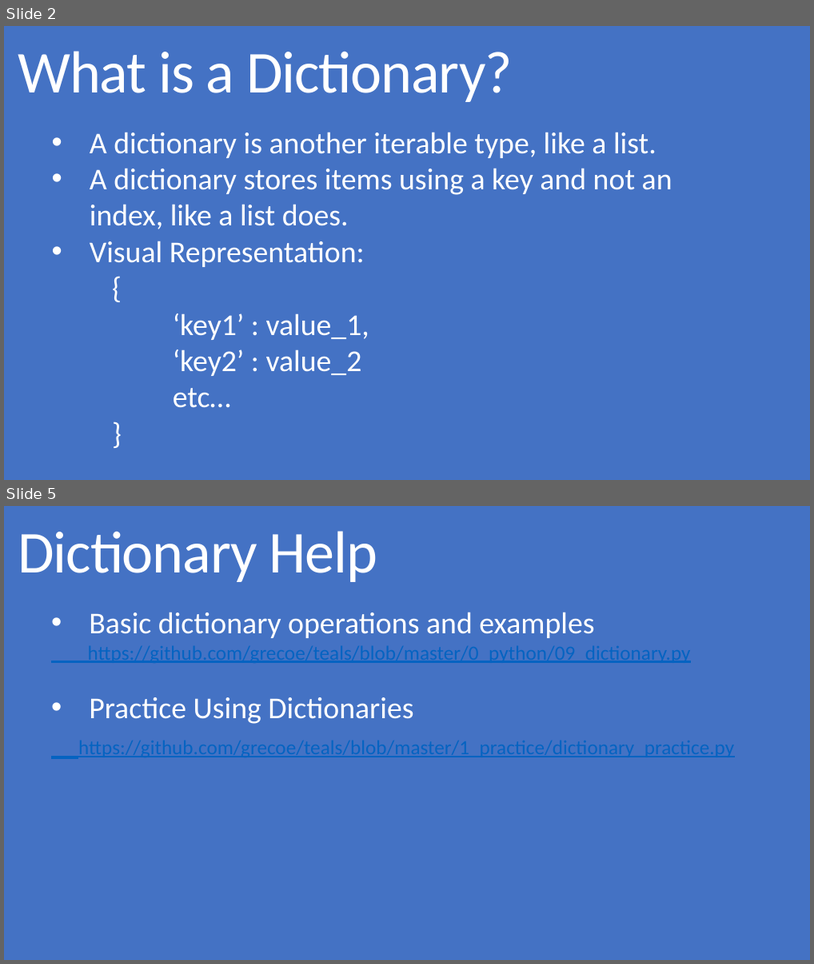
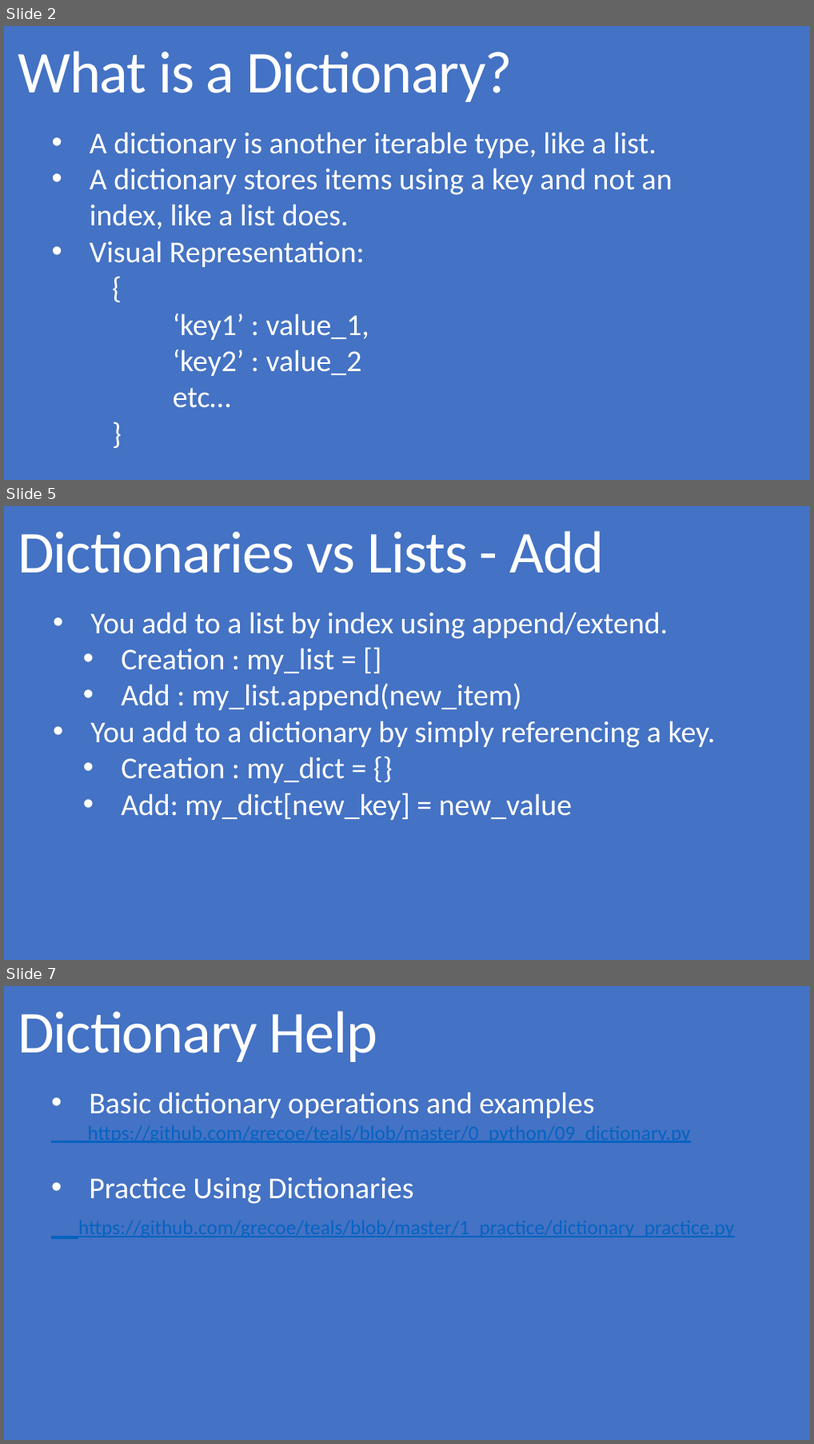
Before and after one commit to grecoe/teals, a slide deck: 5_presentations/Dictionaries.pptx. Shown one above the other, each under a label of ours: slides 2 and 5 before the commit, slides 2, 5 and 7 after it; the slides between them are not shown. The pictures are 814x964 and 814x1444 pixels, drawn with LibreOffice and Linux fonts; fonts in the diff are those of the drawing. Boxes give left, top, right and bottom in pixels: in the first picture for what was removed or moved away, otherwise in the second. Text is boxed around its words. In the diff, an @@ line names an element or a change of style, - is before the commit and + after.

Commit message:
Update Dictionary presentation

```diff
--- a/5_presentations/Dictionaries.pptx
+++ b/5_presentations/Dictionaries.pptx
@@ slide 5 added at <box>4,506,810,960</box>, background #4472C4 @@
@@ title added at <box>18,531,605,573</box>, 70.6 pt, text #FFFFFF @@
+Dictionaries vs Lists - Add
@@ text added at <box>90,612,716,820</box>, 36 pt, text #FFFFFF @@
+• You add to a list by index using append/extend.
+  • Creation : my_list = []
+  • Add : my_list.append(new_item)
+• You add to a dictionary by simply referencing a key.
+  • Creation : my_dict = {}
+  • Add: my_dict[new_key] = new_value
@@ what was slide 5 is now slide 7 @@
```
Also in this commit, not shown: 2 slides changed, 1 other slide added, 1 other file.
